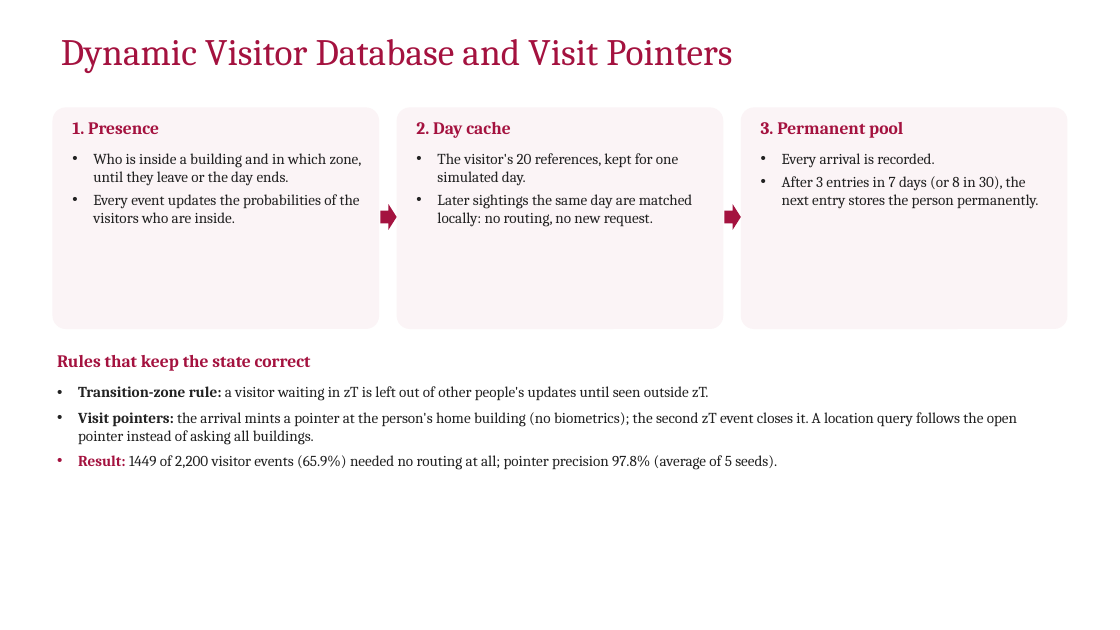
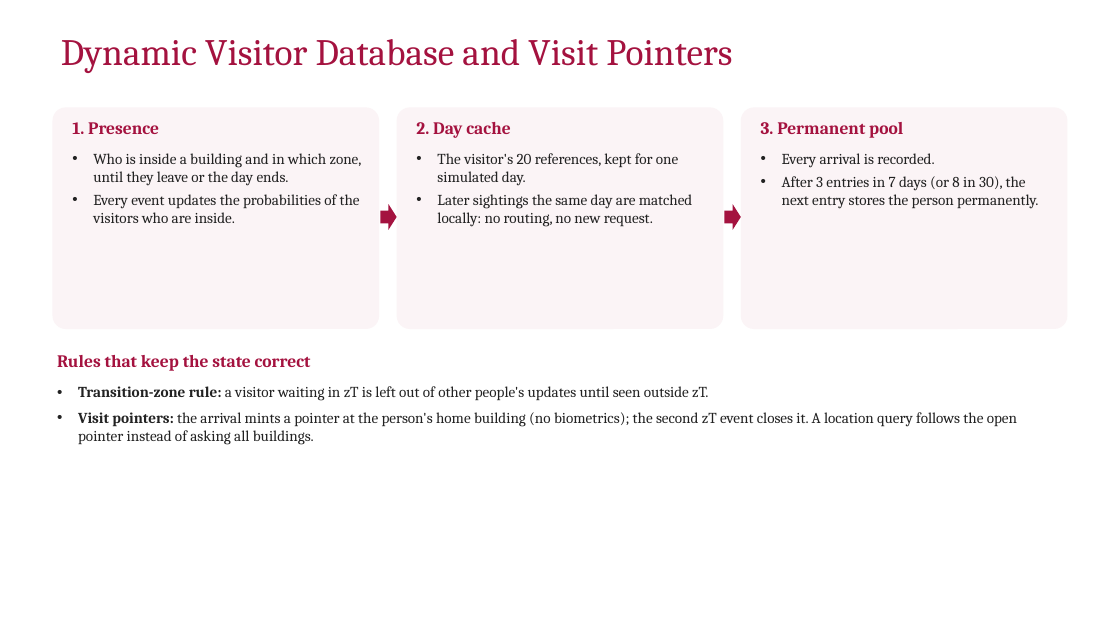
Before and after one commit to yadhu-vipin/Occupant_Tracking_v2, a slide deck: slide 11 of final_review/S7_Final_Review_Group_C3.pptx. Drawn at 1120x630 pixels with LibreOffice and Linux fonts; fonts in the diff are those of the drawing; background and template pictures are left out. Boxes give left, top, right and bottom in pixels: in the first picture for what was removed or moved away, otherwise in the second. Text is boxed around its words. In the diff, an @@ line names an element or a change of style, - is before the commit and + after.

Commit message:
docs: deck slides 10-30 follow the same rules (sensor-neutral, no class-teacher wording, no result values before the results slides); new results slide for explanations and Bloom filters

```diff
--- a/final_review/S7_Final_Review_Group_C3.pptx
+++ b/final_review/S7_Final_Review_Group_C3.pptx
@@ text at (x1=78, y1=455, x2=777, y2=470): paragraph removed @@
-• Result: 1449 of 2,200 visitor events (65.9%) needed no routing at all; pointer precision 97.8% (average of 5 seeds).
```
Also in this commit, not shown: 8 other slides changed, 1 slide added.
